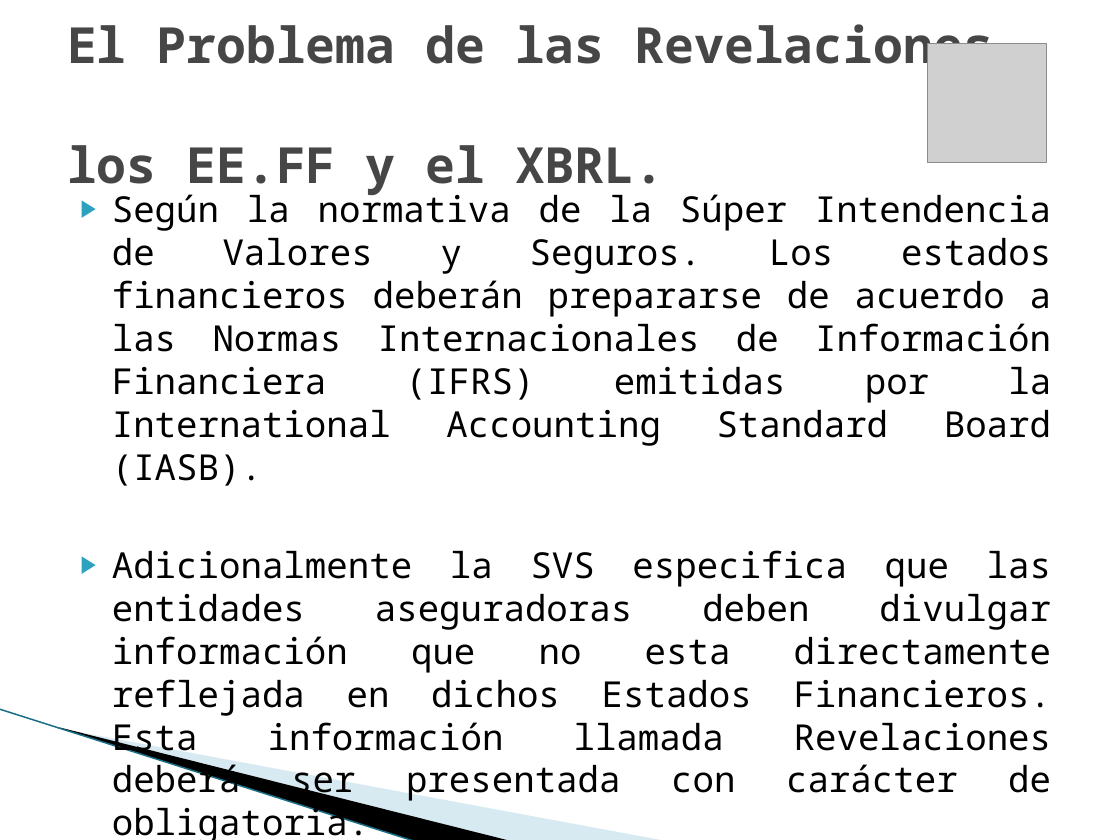
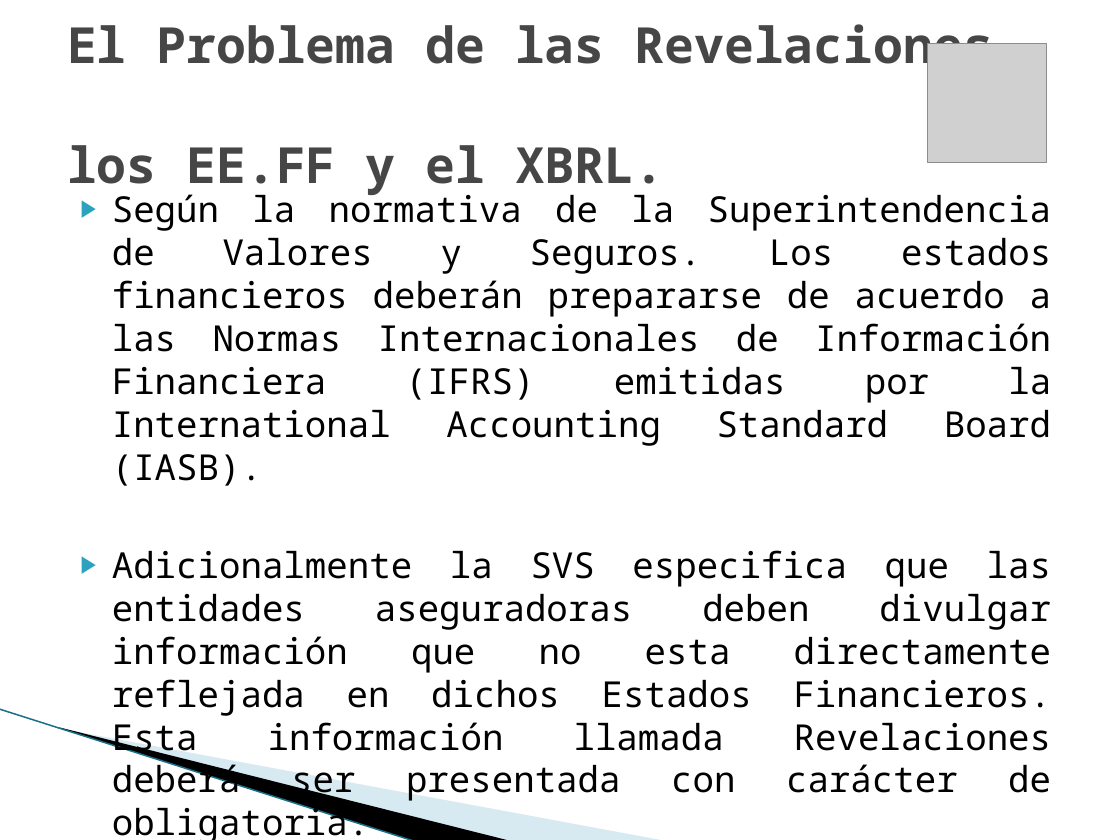
Before and after one commit to vicky1404/rev-ii, a slide deck: slide 6 of docs/comercial/brochure.pptx. Drawn at 1120x840 pixels with LibreOffice and Linux fonts; fonts in the diff are those of the drawing; grey boxes stand for pictures; background and template pictures are left out. Boxes give left, top, right and bottom in pixels: in the first picture for what was removed or moved away, otherwise in the second. Text is boxed around its words. In the diff, an @@ line names an element or a change of style, - is before the commit and + after.

```diff
--- a/docs/comercial/brochure.pptx
+++ b/docs/comercial/brochure.pptx
@@ text at box(112, 188, 1051, 486): text changed @@
-▶ Según la normativa de la Súper Intendencia de Valores y Seguros. Los estados financieros deberán prepararse de acuerdo a las Normas Internacionales de Información Financiera (IFRS) emitidas por la International Accounting Standard Board (IASB).
+▶ Según la normativa de la Superintendencia de Valores y Seguros. Los estados financieros deberán prepararse de acuerdo a las Normas Internacionales de Información Financiera (IFRS) emitidas por la International Accounting Standard Board (IASB).
```
Also in this commit, not shown: 3 other slides changed.
